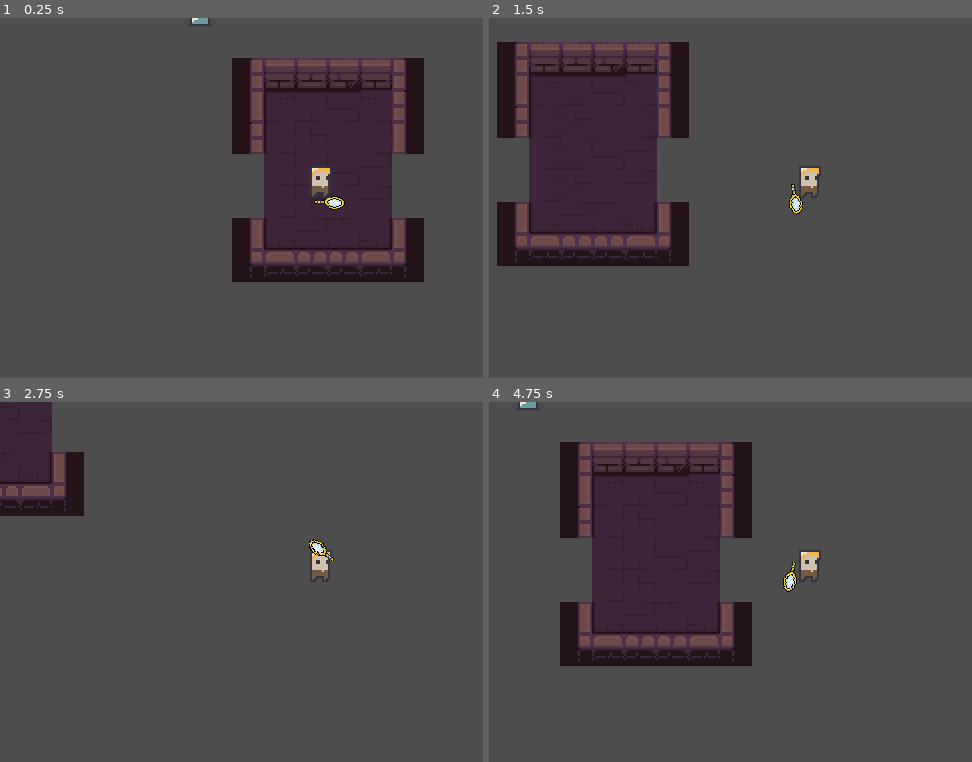
Above: before the commit, frames 1-4 (two rows, left to right).
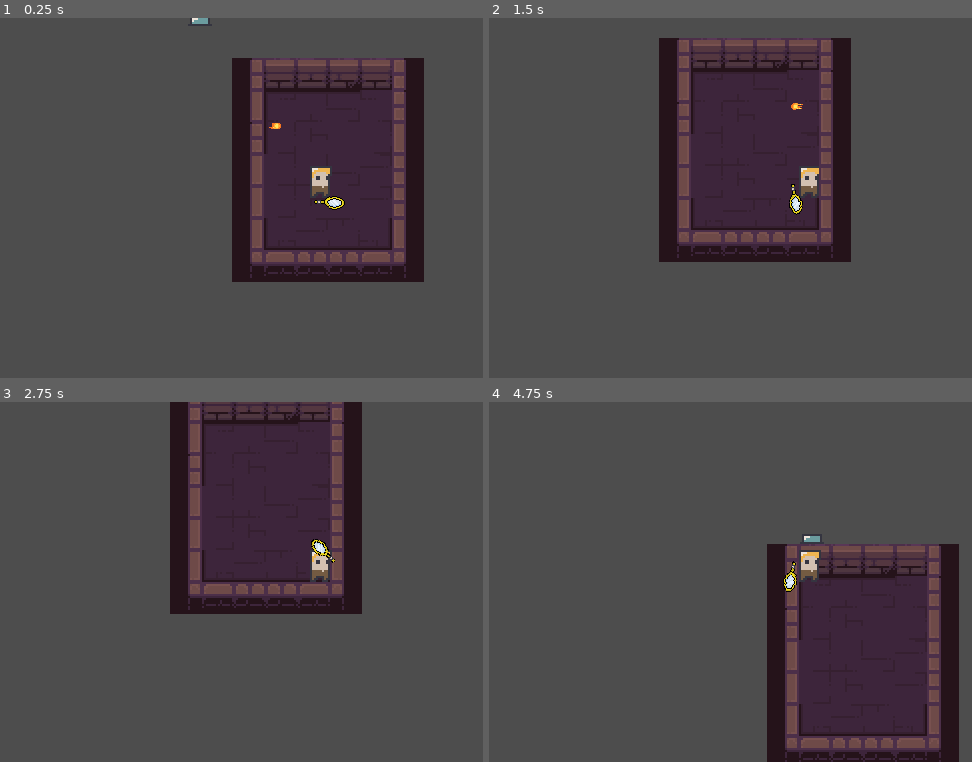
Above: after the commit, the same moments.

Repository: Z3BINI/mirror-attack
Game: Godot game, scene res://scenes/levels/test_level.tscn
Same seed, same stepped clock (60 frames per second), same inputs: the game is played once before the commit and once after it. The project has no main scene, so this scene is started directly.
Inputs (mouse positions are in pixels of both pictures, inside the frame that each line leads up to):
- Up to frame 1 (0.25 s): no input
- Up to frame 2 (1.5 s): move the mouse to (947, 180) at 0.52 s; hold D (move_right) 0.53-1.28 s; tap F (dash) at 0.6 s; move the mouse to (682, 216) at 1.27 s; hold S (move_down) from 1.28 s (still down); tap Shift (sprint) at 1.35 s
- Up to frame 3 (2.75 s): move the mouse to (386, 502) at 2.02 s; release S (move_down) at 2.03 s; hold D (move_right) from 2.03 s (still down); tap F (dash) at 2.1 s
- Up to frame 4 (4.75 s): move the mouse to (778, 654) at 2.77 s; release D (move_right) at 2.78 s; hold W (move_up) 2.78-3.53 s; tap Shift (sprint) at 2.85, 4.35 s; move the mouse to (outside the picture) at 3.52 s; hold A (move_left) from 3.53 s (still down); tap F (dash) at 3.6 s; move the mouse to (619, 528) at 4.27 s

The runs differ from the first frame. In frame 1, 2.4% of the frame differs, in the area x 48-88%, y 29-56%; in frame 2, 41%; in frame 3, 27%; in frame 4, 44%, in the area x 6-98%, y 0-100%.

Commit message:
Testing projectile

Diff:
--- a/scenes/levels/test_level.tscn
+++ b/scenes/levels/test_level.tscn
@@ -1,13 +1,15 @@
-[gd_scene load_steps=4 format=3 uid="uid://rij7ej0q4exh"]
+[gd_scene load_steps=5 format=3 uid="uid://rij7ej0q4exh"]
 
 [ext_resource type="PackedScene" uid="uid://pyqf43y8il2l" path="res://scenes/tile_maps/dungeon_tile_map.tscn" id="1_ur2qj"]
 [ext_resource type="PackedScene" uid="uid://bl4wfwlb1kwnb" path="res://scenes/player/player.tscn" id="2_bf2re"]
 [ext_resource type="PackedScene" uid="uid://1du512wqwxn1" path="res://scenes/enemies/enemy.tscn" id="3_la4cg"]
+[ext_resource type="PackedScene" uid="uid://bn138qh4o3pk1" path="res://scenes/projectiles/fire_ball.tscn" id="4_xe1hu"]
 
 [node name="TestLevel" type="Node2D"]
 position = Vector2(0, 1)
 
 [node name="DungeonTileMap" parent="." instance=ExtResource("1_ur2qj")]
+layer_0/tile_data = PackedInt32Array(262145, 0, 1, 327681, 0, 1, 327686, 327680, 2, 262150, 327680, 2)
 layer_1/tile_data = PackedInt32Array(65537, 0, 0, 131073, 0, 1, 196609, 0, 0, 393217, 0, 3, 458753, 0, 4, 65538, 65536, …(603 unchanged characters)…
 
 [node name="Player" parent="." instance=ExtResource("2_bf2re")]
@@ -15,3 +17,6 @@
 
 [node name="Enemy" parent="." node_paths=PackedStringArray("PLAYER") instance=ExtResource("3_la4cg")]
 PLAYER = NodePath("../Player")
+
+[node name="FireBall" parent="." instance=ExtResource("4_xe1hu")]
+position = Vector2(67, 50)
